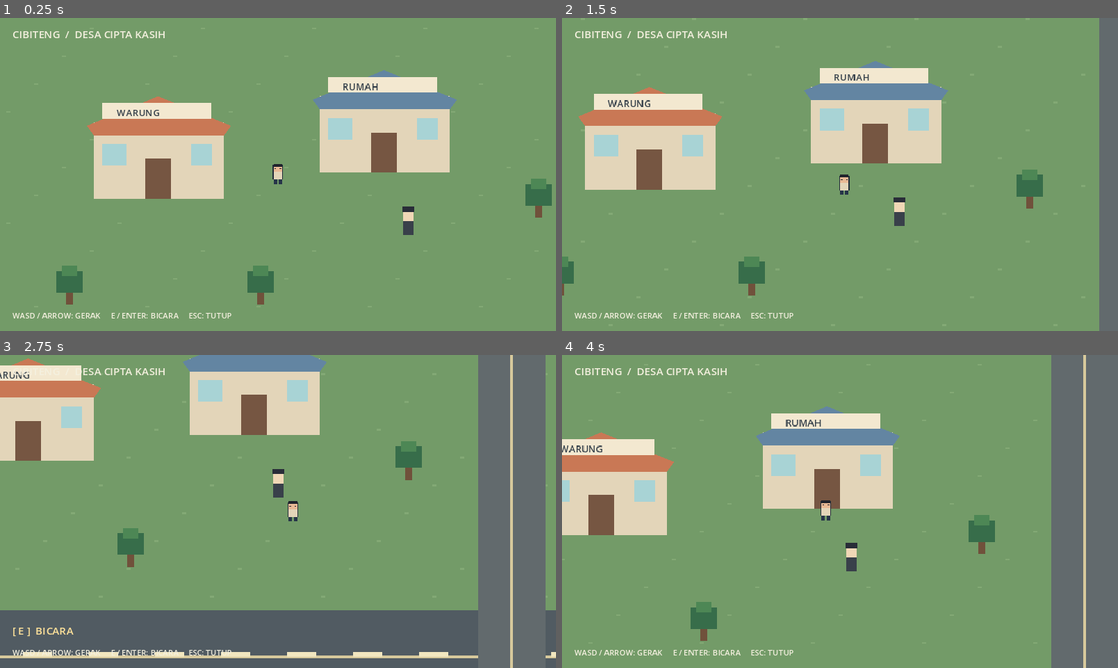
Above: before the commit, frames 1-4 (two rows, left to right).
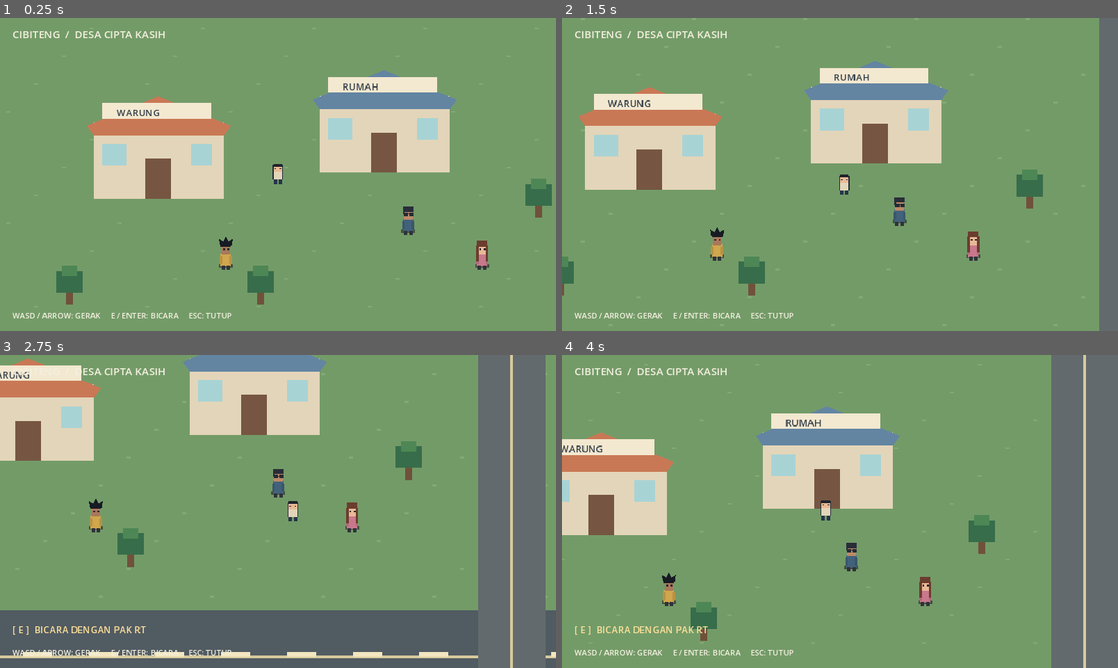
Above: after the commit, the same moments.

Repository: bobwan-pixel/Cibiteng-A-New-Beginning
Game: Godot game, scene res://scenes/main.tscn
The game is run twice, just before and just after one commit, with the same random seed, the same clock (stepped at 60 frames per second) and the same inputs.
Inputs:
- Up to frame 1 (0.25 s): no input
- Up to frame 2 (1.5 s): tap Enter at 0.5, 1.35 s; hold D 0.53-1.28 s; tap E at 0.6 s; tap Space at 0.77 s; hold S from 1.28 s (still down)
- Up to frame 3 (2.75 s): tap Space at 1.52 s; release S at 2.03 s; hold D from 2.03 s (still down); tap Keypad Enter at 2.1 s
- Up to frame 4 (4 s): release D at 2.78 s; hold W 2.78-3.53 s; tap E at 2.85 s; tap Space at 3.02, 3.77 s; hold A from 3.53 s (still down); tap Enter at 3.6 s

The runs differ from the first frame. In frame 1, 0.5% of the frame differs, in the area x 39-88%, y 60-81%; in frame 2, 0.5%; in frame 3, 0.8%, in the area x 2-65%, y 36-90%; in frame 4, 0.8%.

Commit message:
Add distinct NPC appearances and proximity dialogue

Diff:
--- a/scripts/main.gd
+++ b/scripts/main.gd
@@ -1,8 +1,41 @@
 extends Node2D
 
 const MAP_SIZE := Vector2(1280, 720)
-const NPC_POSITION := Vector2(470, 260)
-const INTERACTION_DISTANCE := 54.0
+const INTERACTION_DISTANCE := 58.0
+
+# Temporary NPC designs. Each character has a distinct silhouette and palette.
+const NPCS := [
+	{
+		"name": "Pak RT", "position": Vector2(470, 260),
+		"skin": "#bd8968", "hair": "#292d38", "outfit": "#42627b",
+		"style": "short", "glasses": true,
+		"dialogue": "Pagi! Kamu orang baru di Cibiteng, ya? Kalau butuh bantuan soal lingkungan sini, mampir saja ke balai desa."
+	},
+	{
+		"name": "Mira", "position": Vector2(555, 300),
+		"skin": "#e8b995", "hair": "#6b3d2e", "outfit": "#c9788c",
+		"style": "long", "glasses": false,
+		"dialogue": "Hai! Aku Mira. Kalau mau cari jajanan enak, coba warung di dekat pertigaan."
+	},
+	{
+		"name": "Deni", "position": Vector2(260, 300),
+		"skin": "#a9785b", "hair": "#171b24", "outfit": "#d0a64e",
+		"style": "spiky", "glasses": false,
+		"dialogue": "Lagi santai? Sore biasanya anak-anak kumpul di lapangan."
+	},
+	{
+		"name": "Bu Rina", "position": Vector2(900, 300),
+		"skin": "#d7a17f", "hair": "#30252b", "outfit": "#668b78",
+		"style": "bob", "glasses": true,
+		"dialogue": "Jangan lupa jaga kesehatan. Klinik buka sampai sore hari."
+	},
+	{
+		"name": "Fajar", "position": Vector2(1020, 500),
+		"skin": "#c58e6d", "hair": "#b87936", "outfit": "#6474a5",
+		"style": "curly", "glasses": false,
+		"dialogue": "Bro, kalau mau olahraga, lapangan ada di sebelah timur desa."
+	}
+]
 
 var prompt_label: Label
 var dialogue_panel: PanelContainer
@@ -15,8 +48,10 @@
 	queue_redraw()
 
 func _process(_delta: float) -> void:
-	var near_npc := player.global_position.distance_to(NPC_POSITION) < INTERACTION_DISTANCE
-	prompt_label.visible = near_npc and not dialogue_panel.visible
+	var npc := _get_nearest_npc()
+	prompt_label.visible = not npc.is_empty() and not dialogue_panel.visible
+	if not npc.is_empty():
+		prompt_label.text = "[ E ]  BICARA DENGAN " + str(npc["name"]).to_upper()
 
 	if Input.is_action_just_pressed("ui_cancel"):
 		dialogue_panel.visible = false
@@ -32,11 +67,21 @@
 	if not interact_pressed:
 		return
 
-	var near_npc := player.global_position.distance_to(NPC_POSITION) < INTERACTION_DISTANCE
-	if near_npc:
+	var npc := _get_nearest_npc()
+	if not npc.is_empty():
 		dialogue_panel.visible = not dialogue_panel.visible
 		if dialogue_panel.visible:
-			dialogue_label.text = "PAK RT\nPagi! Kamu orang baru di Cibiteng, ya? Kalau butuh bantuan soal lingkungan sini, mampir saja ke balai desa."
+			dialogue_label.text = str(npc["name"]).to_upper() + "\n" + str(npc["dialogue"])
+
+func _get_nearest_npc() -> Dictionary:
+	var nearest: Dictionary = {}
+	var nearest_distance := INTERACTION_DISTANCE
+	for npc in NPCS:
+		var distance: float = player.global_position.distance_to(npc["position"])
+		if distance < nearest_distance:
+			nearest_distance = distance
+			nearest = npc
+	return nearest
 
 func _build_hud() -> void:
 	var layer := CanvasLayer.new()
@@ -59,20 +104,20 @@
 	prompt_label = Label.new()
 	prompt_label.text = "[ E ]  BICARA"
 	prompt_label.position = Vector2(14, 308)
-	prompt_label.add_theme_font_size_override("font_size", 12)
+	prompt_label.add_theme_font_size_override("font_size", 11)
 	prompt_label.add_theme_color_override("font_color", Color("#ffe29a"))
 	layer.add_child(prompt_label)
 
 	dialogue_panel = PanelContainer.new()
-	dialogue_panel.position = Vector2(14, 248)
-	dialogue_panel.size = Vector2(612, 78)
+	dialogue_panel.position = Vector2(14, 238)
+	dialogue_panel.size = Vector2(612, 88)
 	dialogue_panel.visible = false
 	layer.add_child(dialogue_panel)
 
 	dialogue_label = Label.new()
 	dialogue_label.text = ""
 	dialogue_label.autowrap_mode = TextServer.AUTOWRAP_WORD_SMART
-	dialogue_label.add_theme_font_size_override("font_size", 12)
+	dialogue_label.add_theme_font_size_override("font_size", 11)
 	dialogue_label.add_theme_color_override("font_color", Color("#f4f0df"))
 	dialogue_panel.add_child(dialogue_label)
 
@@ -105,10 +150,59 @@
 		draw_rect(Rect2(tree_pos + Vector2(-15, -9), Vector2(30, 25)), Color("#376d4a"))
 		draw_rect(Rect2(tree_pos + Vector2(-9, -15), Vector2(18, 12)), Color("#4d8755"))
 
-	# NPC placeholder.
-	draw_rect(Rect2(NPC_POSITION + Vector2(-6, 3), Vector2(12, 17)), Color("#39404a"))
-	draw_rect(Rect2(NPC_POSITION + Vector2(-6, -8), Vector2(12, 12)), Color("#f0d7b6"))
-	draw_rect(Rect2(NPC_POSITION + Vector2(-7, -13), Vector2(14, 6)), Color("#292d38"))
+	for npc in NPCS:
+		_draw_npc(npc)
+
+func _draw_npc(npc: Dictionary) -> void:
+	var pos: Vector2 = npc["position"]
+	var skin := Color(npc["skin"])
+	var hair := Color(npc["hair"])
+	var outfit := Color(npc["outfit"])
+
+	# Shadow, body, arms and legs.
+	draw_rect(Rect2(pos + Vector2(-8, 13), Vector2(16, 4)), Color("#40513e"))
+	draw_rect(Rect2(pos + Vector2(-6, 1), Vector2(12, 15)), outfit)
+	draw_rect(Rect2(pos + Vector2(-7, 4), Vector2(3, 9)), outfit.darkened(0.12))
+	draw_rect(Rect2(pos + Vector2(4, 4), Vector2(3, 9)), outfit.darkened(0.12))
+	draw_rect(Rect2(pos + Vector2(-5, 15), Vector2(4, 5)), Color("#30323a"))
+	draw_rect(Rect2(pos + Vector2(1, 15), Vector2(4, 5)), Color("#30323a"))
+
+	# Face and hair base.
+	draw_rect(Rect2(pos + Vector2(-5, -10), Vector2(10, 12)), skin)
+	draw_rect(Rect2(pos + Vector2(-6, -12), Vector2(12, 5)), hair)
+
+	# Hair silhouette is deliberately different for every style.
+	match str(npc["style"]):
+		"long":
+			draw_rect(Rect2(pos + Vector2(-7, -8), Vector2(3, 18)), hair)
+			draw_rect(Rect2(pos + Vector2(4, -8), Vector2(3, 18)), hair)
+			draw_rect(Rect2(pos + Vector2(-6, -14), Vector2(12, 4)), hair)
+		"spiky":
+			draw_colored_polygon(PackedVector2Array([
+				pos + Vector2(-7, -9), pos + Vector2(-8, -16),
+				pos + Vector2(-3, -13), pos + Vector2(0, -19),
+				pos + Vector2(3, -13), pos + Vector2(8, -16),
+				pos + Vector2(7, -8)
+			]), hair)
+		"bob":
+			draw_rect(Rect2(pos + Vector2(-7, -8), Vector2(3, 15)), hair)
+			draw_rect(Rect2(pos + Vector2(4, -8), Vector2(3, 15)), hair)
+			draw_rect(Rect2(pos + Vector2(-6, -14), Vector2(12, 4)), hair)
+		"curly":
+			for curl in [Vector2(-5, -12), Vector2(0, -15), Vector2(5, -12), Vector2(-7, -7), Vector2(7, -7)]:
+				draw_rect(Rect2(pos + curl, Vector2(5, 5)), hair)
+		_:
+			draw_rect(Rect2(pos + Vector2(-6, -13), Vector2(12, 4)), hair)
+			draw_rect(Rect2(pos + Vector2(-6, -8), Vector2(2, 4)), hair)
+
+	# Face details.
+	draw_rect(Rect2(pos + Vector2(-3, -5), Vector2(2, 2)), Color("#29252a"))
+	draw_rect(Rect2(pos + Vector2(2, -5), Vector2(2, 2)), Color("#29252a"))
+	if bool(npc["glasses"]):
+		var frame := Color("#242b35")
+		draw_rect(Rect2(pos + Vector2(-5, -6), Vector2(5, 4)), frame)
+		draw_rect(Rect2(pos + Vector2(1, -6), Vector2(5, 4)), frame)
+		draw_rect(Rect2(pos + Vector2(-1, -5), Vector2(2, 1)), frame)
 
 func _draw_house(pos: Vector2, roof_color: Color, sign_text: String) -> void:
 	draw_rect(Rect2(pos + Vector2(8, 30), Vector2(150, 88)), Color("#e3d5b9"))
